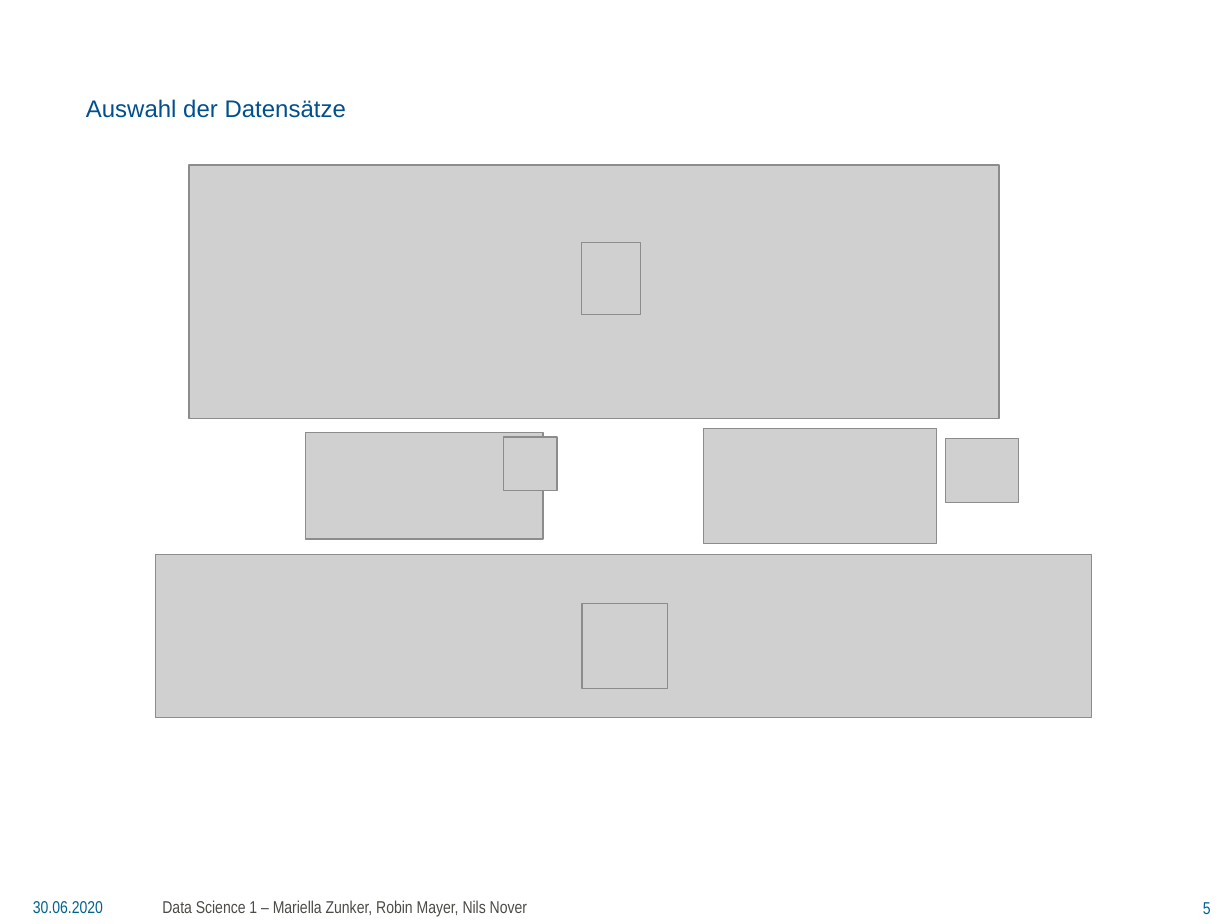
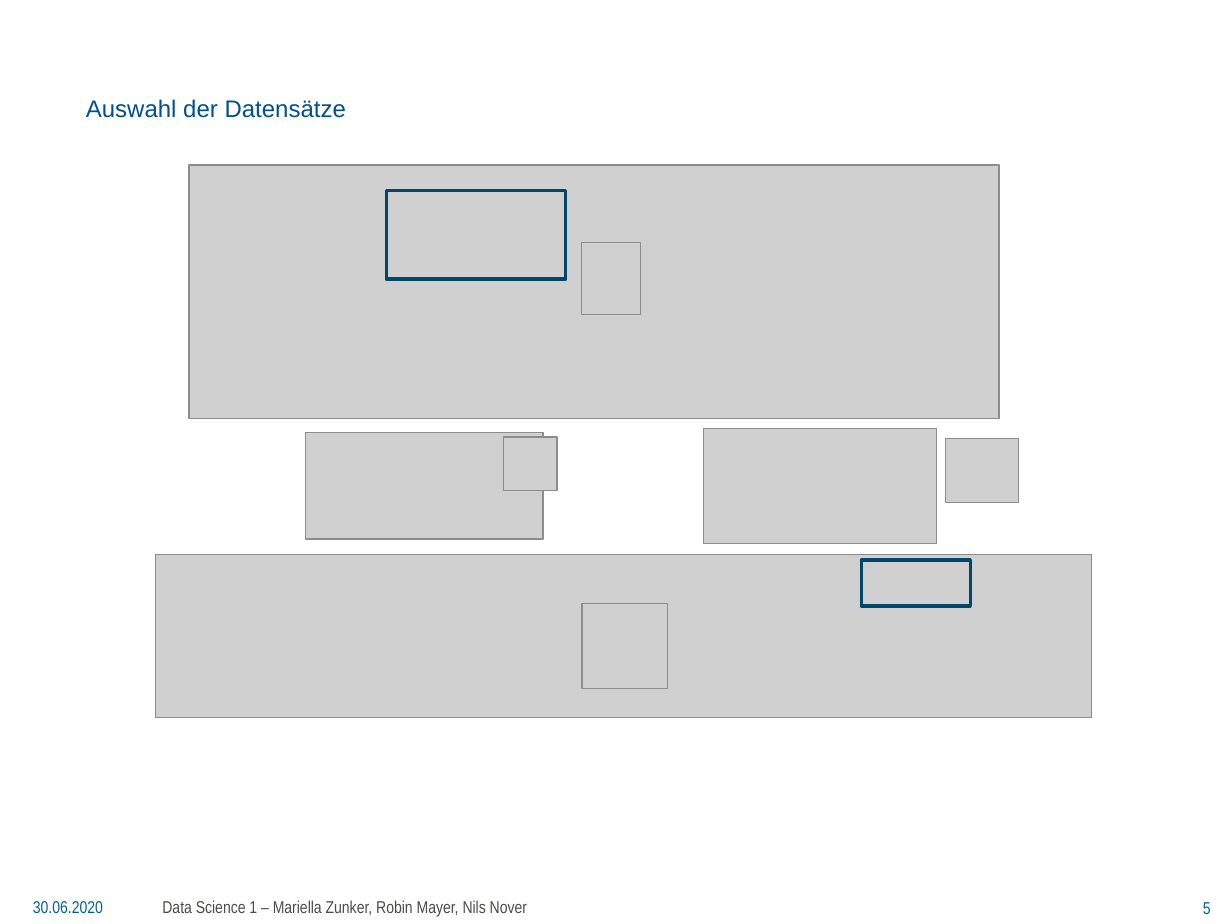
Before and after one commit to RaumschiffGS/Data-Science-Project, a slide deck: slide 5 of Projekt Ikarus Mariella Zunker Robin Mayer Nils Nover.pptx. Drawn at 1232x924 pixels with LibreOffice and Linux fonts; fonts in the diff are those of the drawing; grey boxes stand for pictures; background and template pictures are left out. Boxes give left, top, right and bottom in pixels: in the first picture for what was removed or moved away, otherwise in the second. Text is boxed around its words. In the diff, an @@ line names an element or a change of style, - is before the commit and + after.

Commit message:
lala

```diff
--- a/Projekt Ikarus Mariella Zunker Robin Mayer Nils Nover.pptx
+++ b/Projekt Ikarus Mariella Zunker Robin Mayer Nils Nover.pptx
@@ rectangle added at [387, 191, 567, 280], outline #00486A 2 pt @@
@@ rectangle added at [861, 559, 970, 606], outline #00486A 2 pt @@
```
